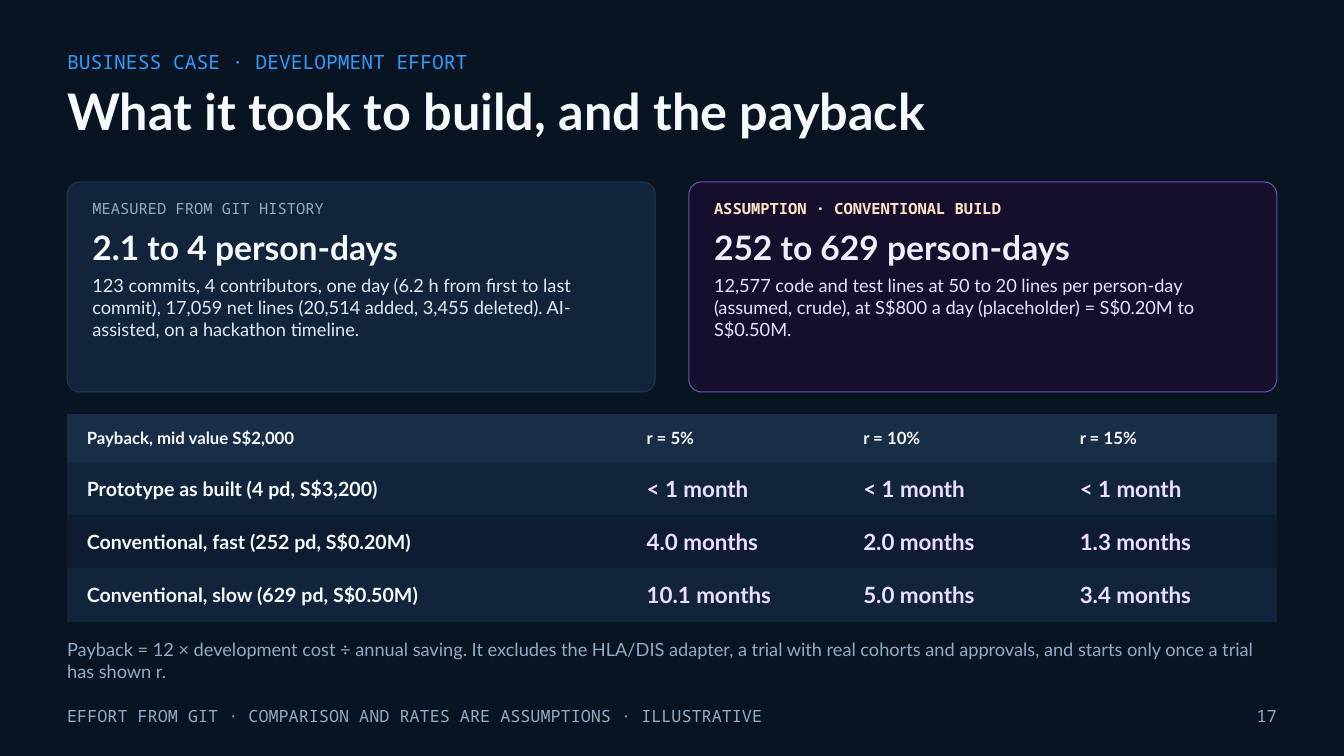
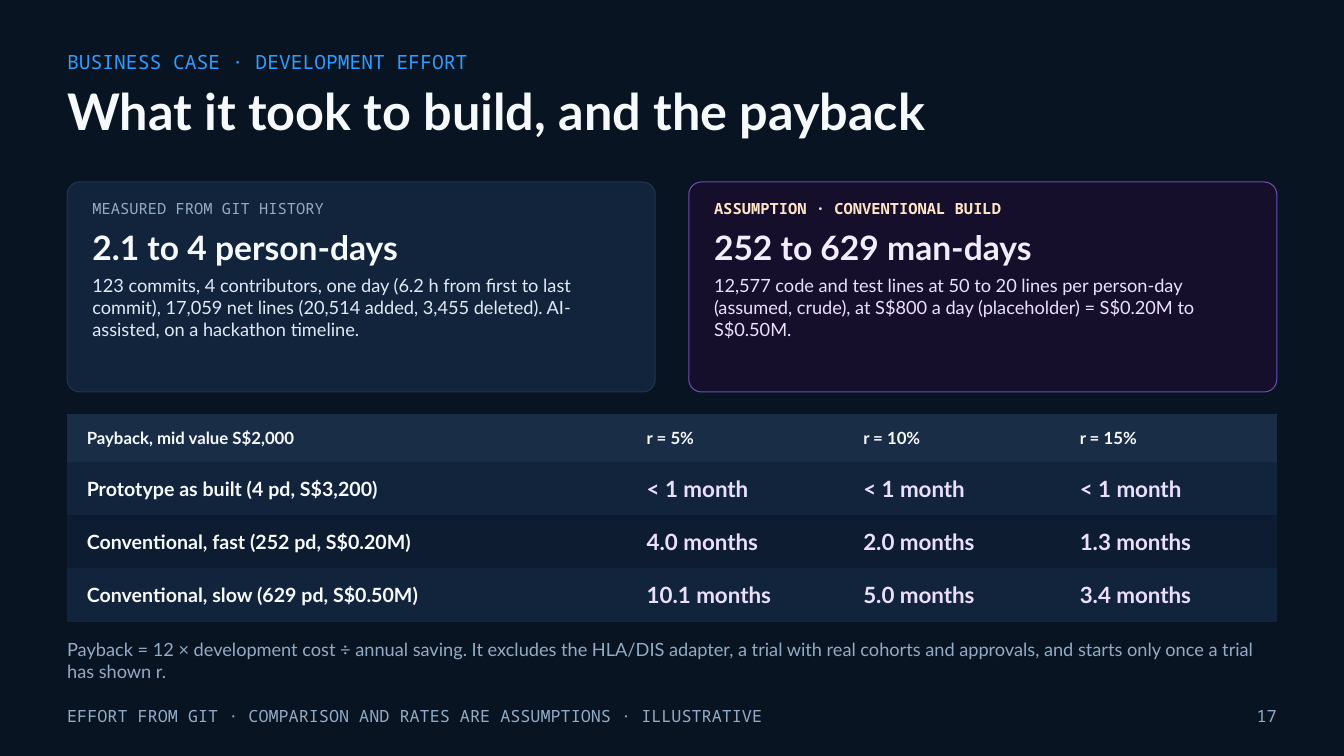
Before and after one commit to buttception/T-S_Hackathon26, a slide deck: slide 17 of cgf-demo/docs/pitch/Adaptive-CGF-Trainer.pptx. Drawn at 1344x756 pixels with LibreOffice and Linux fonts; fonts in the diff are those of the drawing. Boxes give left, top, right and bottom in pixels: in the first picture for what was removed or moved away, otherwise in the second. Text is boxed around its words. In the diff, an @@ line names an element or a change of style, - is before the commit and + after.

Commit message:
Update slide

```diff
--- a/cgf-demo/docs/pitch/Adaptive-CGF-Trainer.pptx
+++ b/cgf-demo/docs/pitch/Adaptive-CGF-Trainer.pptx
@@ text at (714, 235, 1031, 266): text changed @@
-252 to 629 person-days
+252 to 629 man-days
```
